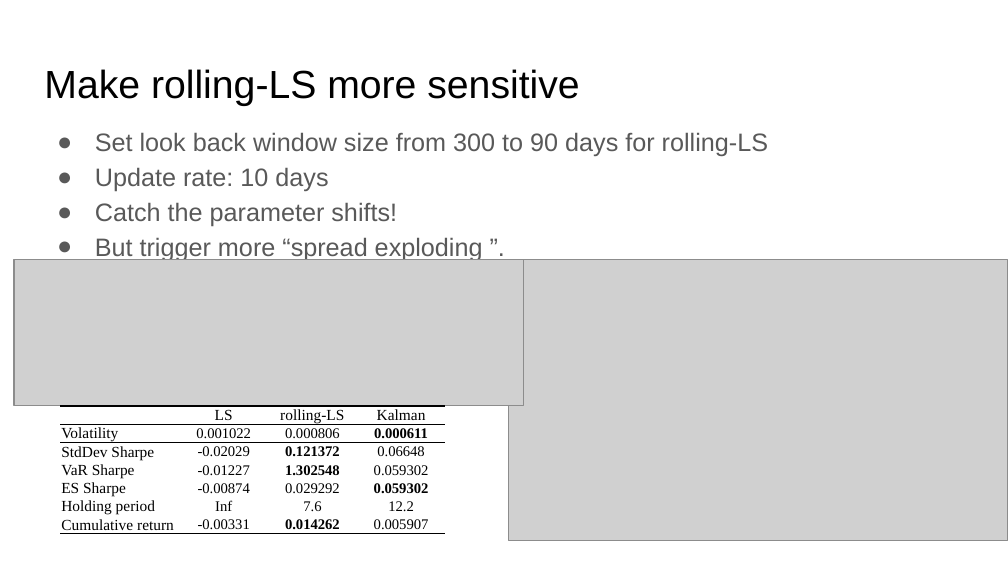
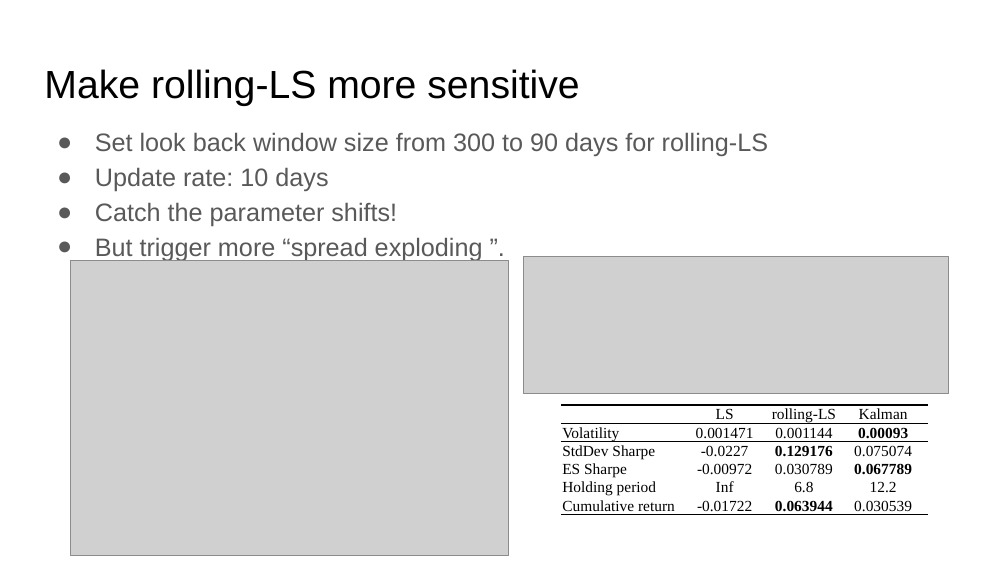
Before and after one commit to thtang/Pair-trading, a slide deck: slide 28 of Pair trading for Currencies.pptx (slide 29 before the commit). Drawn at 1008x567 pixels with LibreOffice and Linux fonts; fonts in the diff are those of the drawing; grey boxes stand for pictures. Boxes give left, top, right and bottom in pixels: in the first picture for what was removed or moved away, otherwise in the second. Text is boxed around its words. In the diff, an @@ line names an element or a change of style, - is before the commit and + after.

```diff
--- a/Pair trading for Currencies.pptx
+++ b/Pair trading for Currencies.pptx
@@ picture removed at box(14, 260, 524, 406) @@
@@ picture added at box(71, 261, 508, 555) @@
@@ picture removed at box(509, 260, 1008, 541) @@
@@ picture added at box(524, 256, 949, 394) @@
@@ table at box(561, 405, 927, 522) @@
-row 2: Volatility | 0.001022 | 0.000806 | 0.000611
-row 3: StdDev Sharpe | -0.02029 | 0.121372 | 0.06648
-row 4: VaR Sharpe | -0.01227 | 1.302548 | 0.059302
-row 5: ES Sharpe | -0.00874 | 0.029292 | 0.059302
-row 6: Holding period | Inf | 7.6 | 12.2
-row 7: Cumulative return | -0.00331 | 0.014262 | 0.005907
+row 2: Volatility | 0.001471 | 0.001144 | 0.00093
+row 3: StdDev Sharpe | -0.0227 | 0.129176 | 0.075074
+row 4: ES Sharpe | -0.00972 | 0.030789 | 0.067789
+row 5: Holding period | Inf | 6.8 | 12.2
+row 6: Cumulative return | -0.01722 | 0.063944 | 0.030539
@@ table: place and size @@
-table at box(60, 406, 446, 543)
+table at box(561, 405, 927, 522)
```
Also in this commit, not shown: 12 other slides changed, 1 slide removed, 16 other files.
